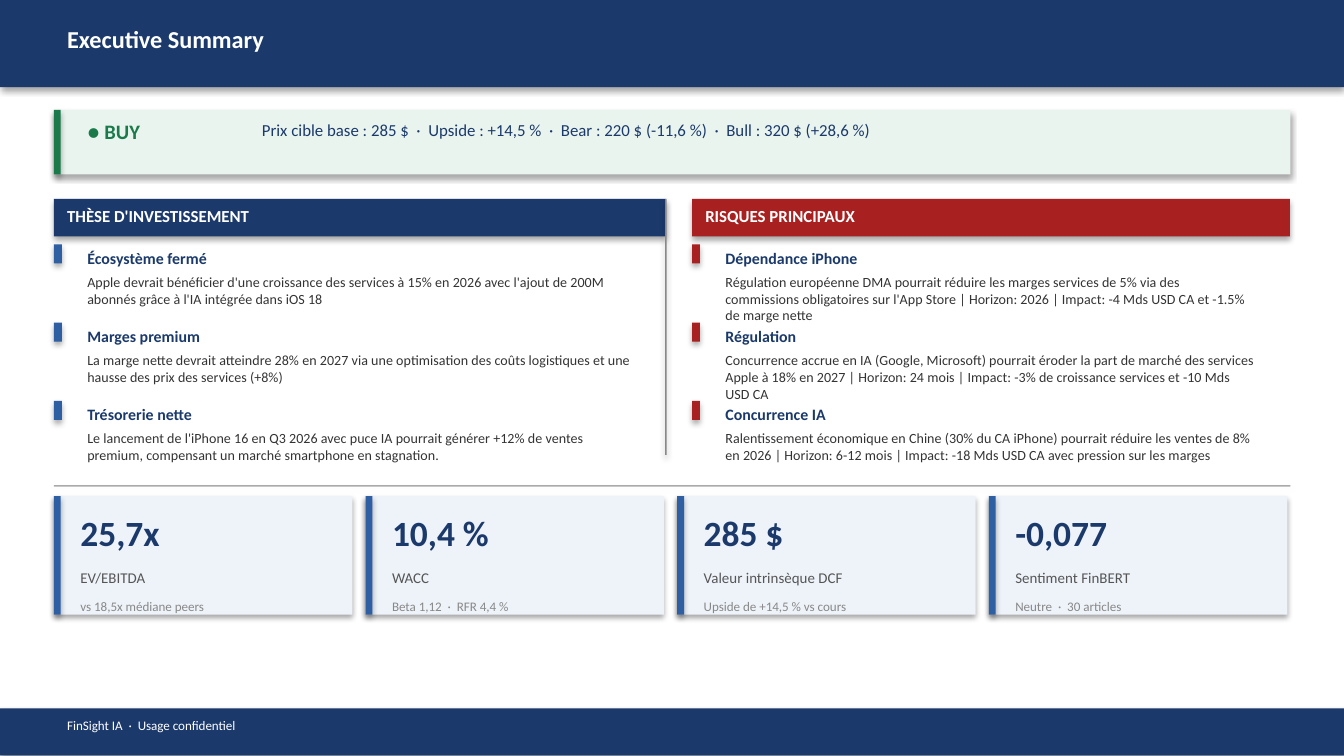
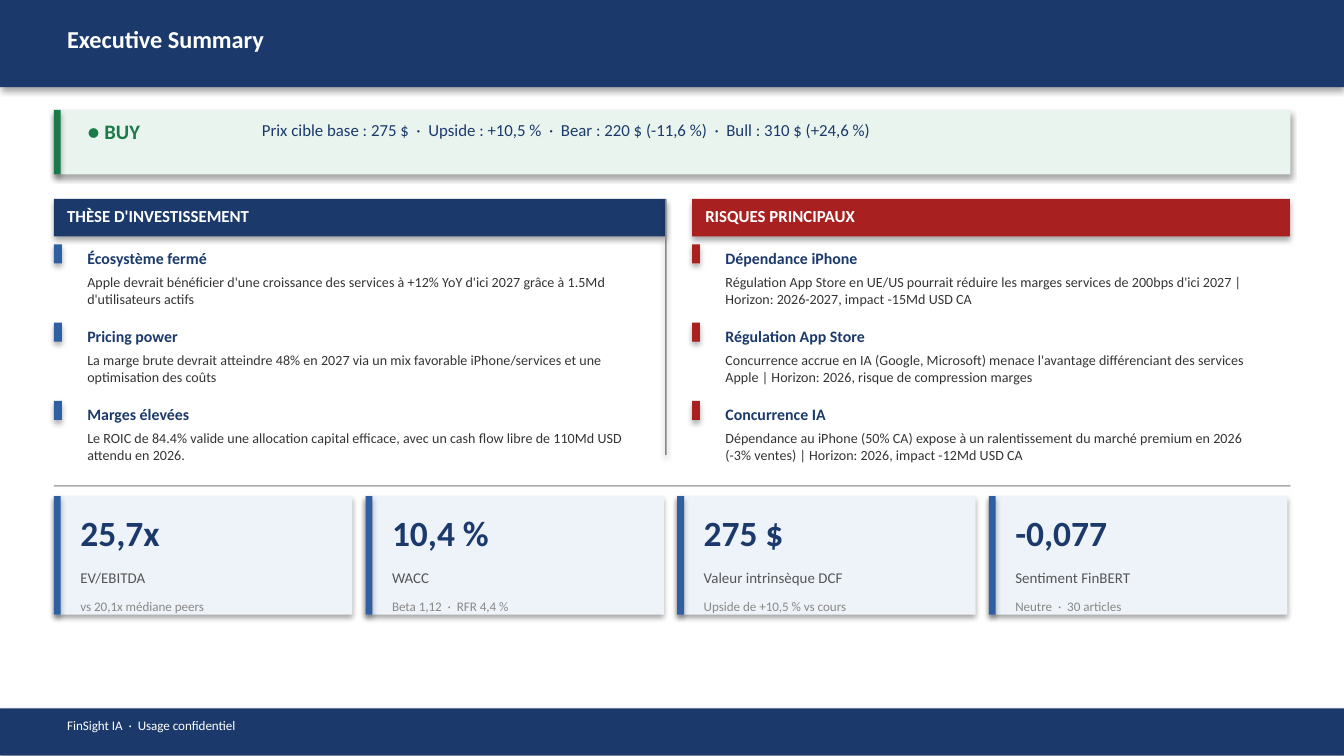
Before and after one commit to baptistejeh07-art/finsight-ia, a slide deck: slide 2 of preview/AAPL/AAPL_pitchbook.pptx. Drawn at 1344x756 pixels with LibreOffice and Linux fonts; fonts in the diff are those of the drawing. Boxes give left, top, right and bottom in pixels: in the first picture for what was removed or moved away, otherwise in the second. Text is boxed around its words. In the diff, an @@ line names an element or a change of style, - is before the commit and + after.

```diff
--- a/preview/AAPL/AAPL_pitchbook.pptx
+++ b/preview/AAPL/AAPL_pitchbook.pptx
@@ text at [262,124,849,139]: text changed @@
-Prix cible base : 285 $ · Upside : +14,5 % · Bear : 220 $ (-11,6 %) · Bull : 320 $ (+28,6 %)
+Prix cible base : 275 $ · Upside : +10,5 % · Bear : 220 $ (-11,6 %) · Bull : 310 $ (+24,6 %)
@@ text at [87,277,605,304]: text changed @@
-Apple devrait bénéficier d'une croissance des services à 15% en 2026 avec l'ajout de 200M abonnés grâce à l'IA intégrée dans iOS 18
+Apple devrait bénéficier d'une croissance des services à +12% YoY d'ici 2027 grâce à 1.5Md d'utilisateurs actifs
@@ text at [725,277,1232,306]: text changed @@
-Régulation européenne DMA pourrait réduire les marges services de 5% via des commissions obligatoires sur l'App Store | Horizon: 2026 | Impact: -4 Mds USD CA et -1.5% de marge nette
+Régulation App Store en UE/US pourrait réduire les marges services de 200bps d'ici 2027 | Horizon: 2026-2027, impact -15Md USD CA
@@ text at [87,355,601,384]: text changed @@
-La marge nette devrait atteindre 28% en 2027 via une optimisation des coûts logistiques et une hausse des prix des services (+8%)
+La marge brute devrait atteindre 48% en 2027 via un mix favorable iPhone/services et une optimisation des coûts
@@ text at [87,331,177,345]: text changed @@
-Marges premium
+Pricing power
@@ text at [725,331,865,345]: text changed @@
-Régulation
+Régulation App Store
@@ text at [725,355,1244,385]: text changed @@
-Concurrence accrue en IA (Google, Microsoft) pourrait éroder la part de marché des services Apple à 18% en 2027 | Horizon: 24 mois | Impact: -3% de croissance services et -10 Mds USD CA
+Concurrence accrue en IA (Google, Microsoft) menace l'avantage différenciant des services Apple | Horizon: 2026, risque de compression marges
@@ text at [87,409,190,423]: text changed @@
-Trésorerie nette
+Marges élevées
@@ text at [87,433,622,460]: text changed @@
-Le lancement de l'iPhone 16 en Q3 2026 avec puce IA pourrait générer +12% de ventes premium, compensant un marché smartphone en stagnation.
+Le ROIC de 84.4% valide une allocation capital efficace, avec un cash flow libre de 110Md USD attendu en 2026.
@@ text at [725,433,1242,462]: text changed @@
-Ralentissement économique en Chine (30% du CA iPhone) pourrait réduire les ventes de 8% en 2026 | Horizon: 6-12 mois | Impact: -18 Mds USD CA avec pression sur les marges
+Dépendance au iPhone (50% CA) expose à un ralentissement du marché premium en 2026 (-3% ventes) | Horizon: 2026, impact -12Md USD CA
@@ text at [704,522,758,547]: text changed @@
-285 $
+275 $
@@ text at [80,602,204,613]: text changed @@
-vs 18,5x médiane peers
+vs 20,1x médiane peers
@@ text at [704,602,846,613]: text changed @@
-Upside de +14,5 % vs cours
+Upside de +10,5 % vs cours
```
Also in this commit, not shown: 14 other slides changed, 4 other files.
